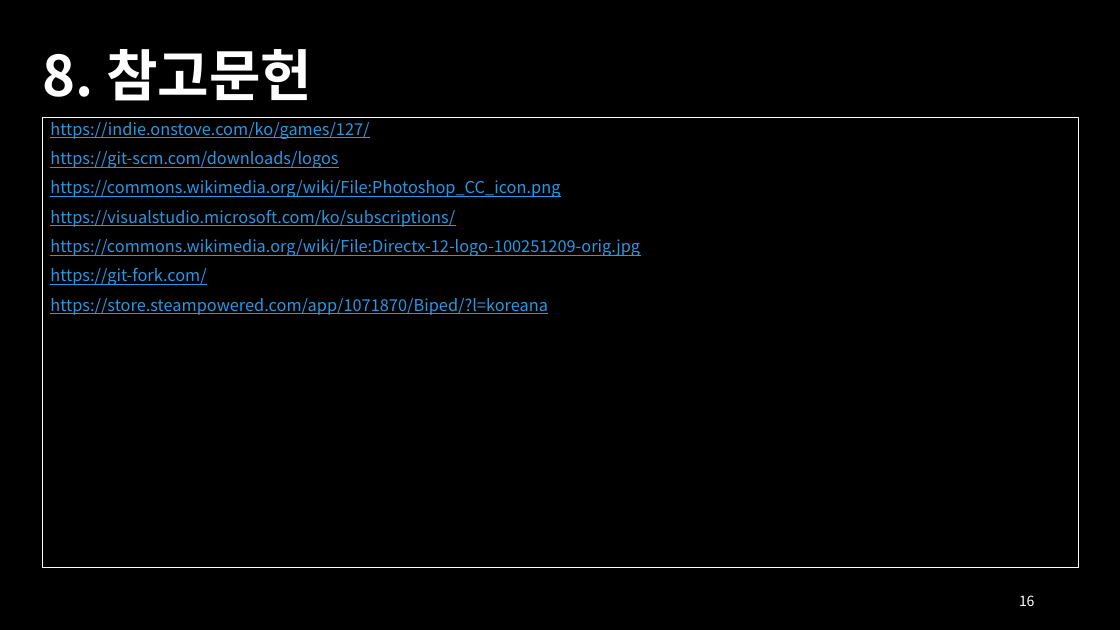
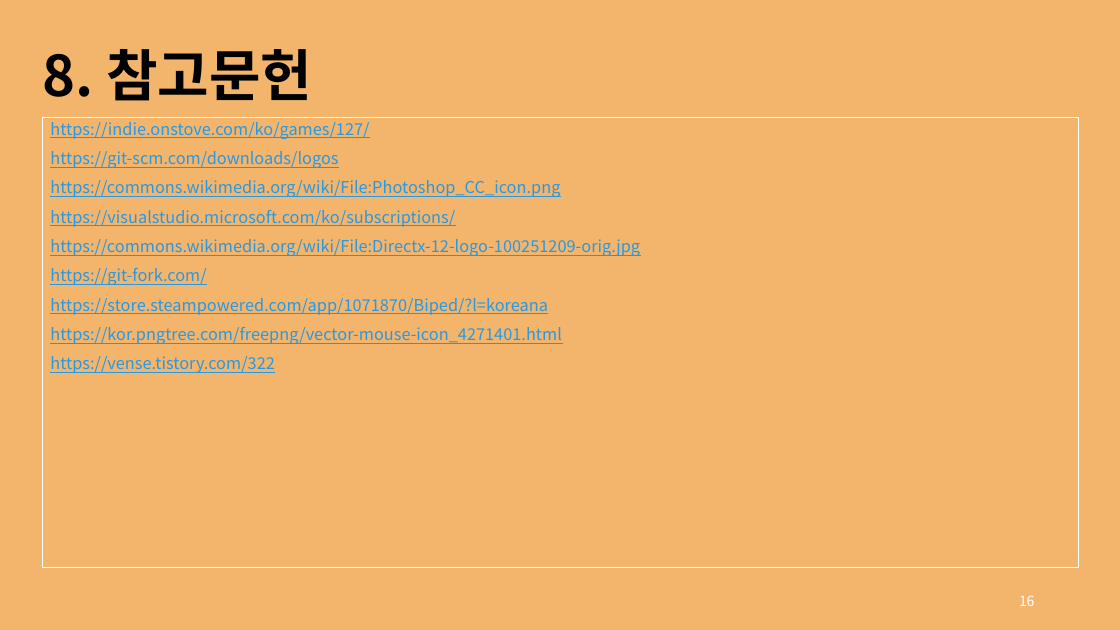
Before and after one commit to rg7155/2022KPU_GameProject, a slide deck: slide 16 of 의뢰인.pptx. Drawn at 1120x630 pixels with LibreOffice and Linux fonts; fonts in the diff are those of the drawing. Boxes give left, top, right and bottom in pixels: in the first picture for what was removed or moved away, otherwise in the second. Text is boxed around its words. In the diff, an @@ line names an element or a change of style, - is before the commit and + after.

```diff
--- a/의뢰인.pptx
+++ b/의뢰인.pptx
@@ background #000000 to #F3B56C @@
@@ text "8. 참고문헌" at [43,49,312,101]: text colour #FFFFFF to #000000 @@
@@ text at [50,327,562,373]: paragraphs added @@
+https://kor.pngtree.com/freepng/vector-mouse-icon_4271401.html
+https://vense.tistory.com/322
```
Also in this commit, not shown: 14 other slides changed, 1 slide added, 1 slide removed.
